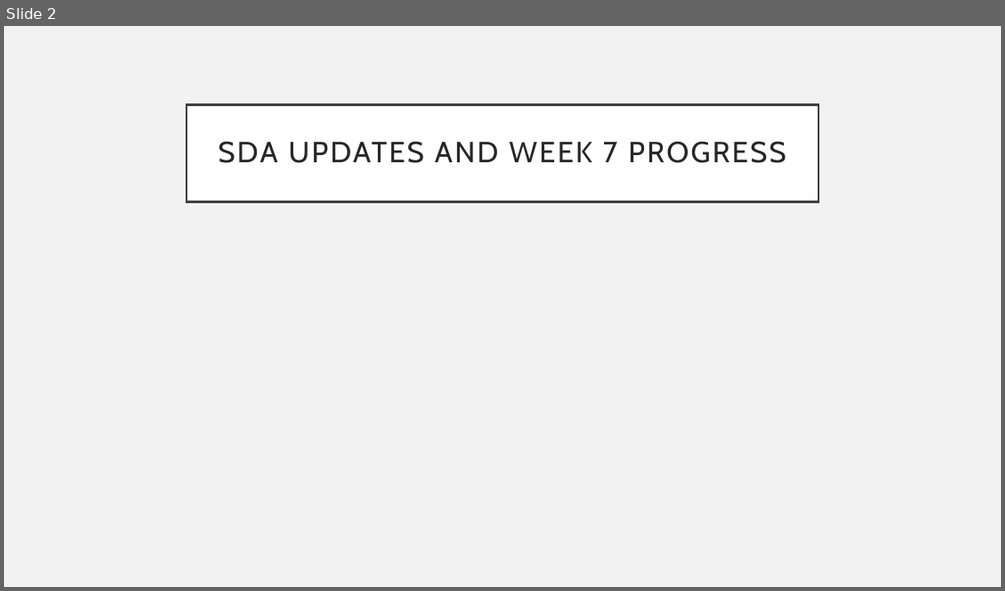
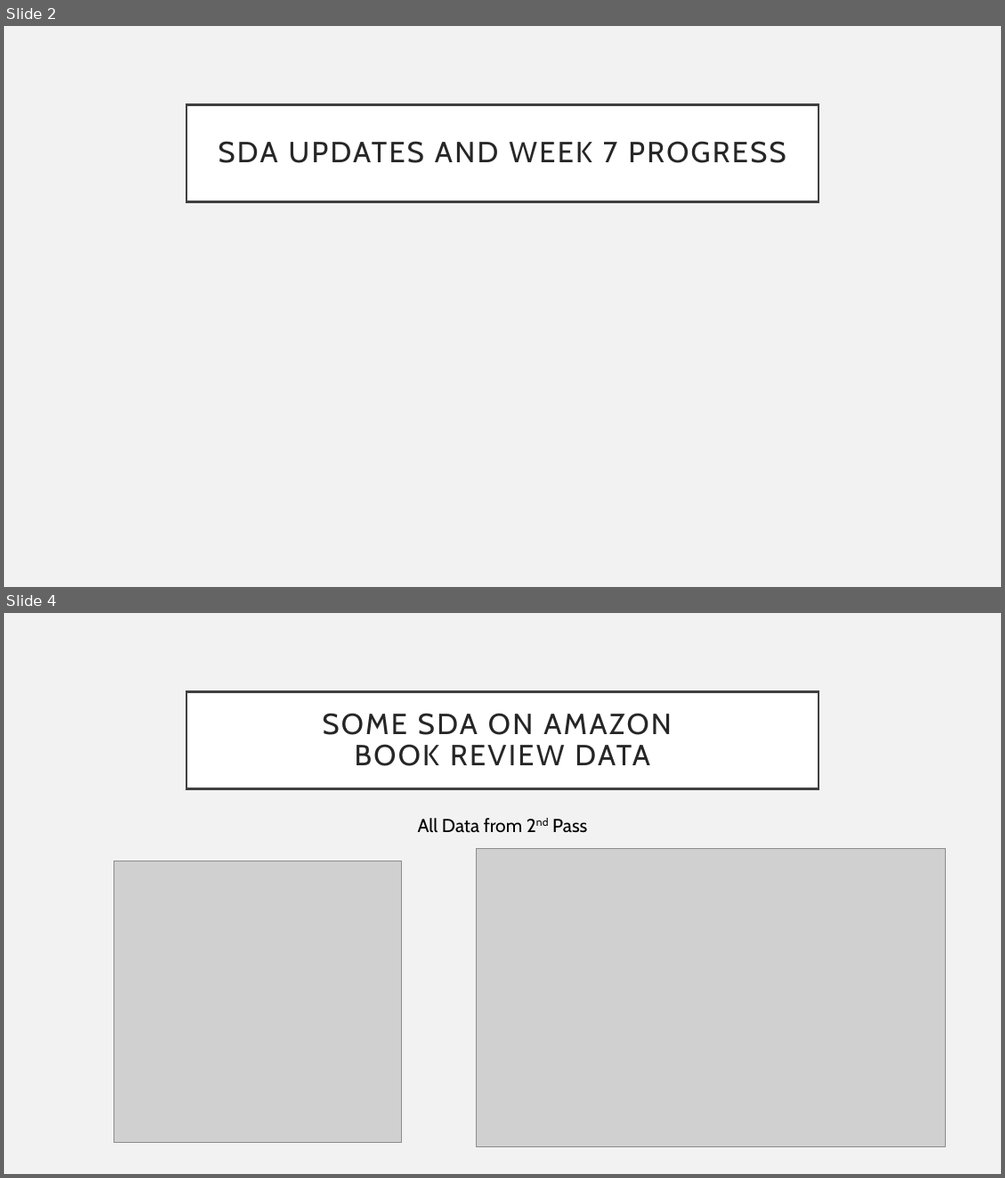
Before and after one commit to TKarlovitzDrexel/DSCI591_ACRSent, a slide deck: Week7Progress.pptx. Shown one above the other, each under a label of ours: slide 2 before the commit, slides 2 and 4 after it; the slides between them are not shown. The pictures are 1005x591 and 1005x1178 pixels, drawn with LibreOffice and Linux fonts; fonts in the diff are those of the drawing; grey boxes stand for pictures. Boxes give left, top, right and bottom in pixels: in the first picture for what was removed or moved away, otherwise in the second. Text is boxed around its words. In the diff, an @@ line names an element or a change of style, - is before the commit and + after.

Commit message:
Tessa updates. need to finish slide for kaggle data

```diff
--- a/Week7Progress.pptx
+++ b/Week7Progress.pptx
@@ slide 4 added at (4,613,1001,1174), background #F2F2F2 @@
@@ title added at (186,691,818,788), fill #FFFFFF, outline #404040 2.5 pt, 28 pt, text #262626 @@
+SOME SDA ON AMAZON
+BOOK REVIEW DATA
@@ text added at (418,818,587,833), 18 pt, text #000000 @@
+All Data from 2nd Pass
@@ picture added at (477,849,946,1146) @@
@@ picture added at (114,860,402,1142) @@
```
Also in this commit, not shown: 7 other slides added.
